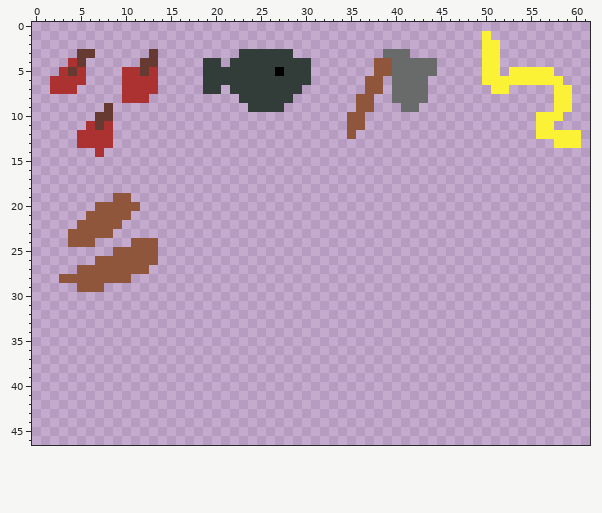
File history of a pixel-art file, Assets/textures/inventory_objects.ase. The first picture shows the starting point.
64x64 pixels, 1 frame. Shown: x 0..61, y 0..46.
After the commit:
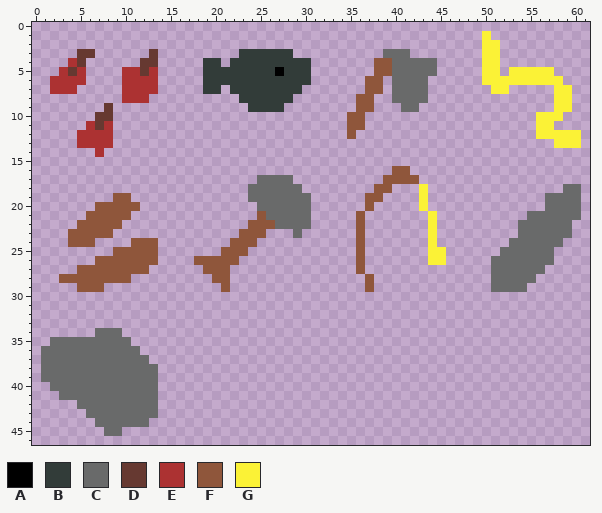
Palette (. is transparent): A #000000  B #323c39  C #696a6a  D #663931  E #ac3232  F #8f563b  G #fbf236
The exact change:
y 16: x 40..41 .. -> FF
y 17: x 25..28 .... -> CCCC; x 39..42 .... -> FFFF
y 18: x 24..29 ...... -> CCCCCC; x 38..39 .. -> FF; x 43 . -> G; x 59..60 .. -> CC
y 19: x 24..30 ....... -> CCCCCCC; x 37..38 .. -> FF; x 43 . -> G; x 57..60 .... -> CCCC
y 20: x 25..30 ...... -> CCCCCC; x 37 . -> F; x 43 . -> G; x 57..60 .... -> CCCC
y 21: x 25..30 ...... -> FCCCCC; x 36 . -> F; x 44 . -> G; x 55..60 ...... -> CCCCCC
y 22: x 24..30 ....... -> FFFCCCC; x 36 . -> F; x 44 . -> G; x 54..59 ...... -> CCCCCC
y 23: x 23..25 ... -> FFF; x 29 . -> C; x 36 . -> F; x 44 . -> G; x 54..59 ...... -> CCCCCC
y 24: x 22..24 ... -> FFF; x 36 . -> F; x 44 . -> G; x 53..58 ...... -> CCCCCC
y 25: x 21..23 ... -> FFF; x 36 . -> F; x 44..45 .. -> GG; x 52..57 ...... -> CCCCCC
y 26: x 18..22 ..... -> FFFFF; x 36 . -> F; x 44..45 .. -> GG; x 51..57 ....... -> CCCCCCC
y 27: x 19..21 ... -> FFF; x 36 . -> F; x 51..56 ...... -> CCCCCC
y 28: x 20..21 .. -> FF; x 37 . -> F; x 51..55 ..... -> CCCCC
y 29: x 21 . -> F; x 37 . -> F; x 51..54 .... -> CCCC
y 34: x 7..9 ... -> CCC
y 35: x 2..10 ......... -> CCCCCCCCC
y 36: x 1..11 ........... -> CCCCCCCCCCC
y 37: x 1..12 ............ -> CCCCCCCCCCCC
y 38..39: x 1..13 ............. -> CCCCCCCCCCCCC
y 40: x 2..13 ............ -> CCCCCCCCCCCC
y 41: x 3..13 ........... -> CCCCCCCCCCC
y 42: x 5..13 ......... -> CCCCCCCCC
y 43: x 6..13 ........ -> CCCCCCCC
y 44: x 7..12 ...... -> CCCCCC
y 45: x 8..9 .. -> CC
Pixel boxes of the changes (left, top, right, bottom) in both pictures:
added: (356, 166, 446, 292)
added: (194, 175, 311, 292)
added: (491, 184, 581, 292)
added: (41, 328, 158, 436)
